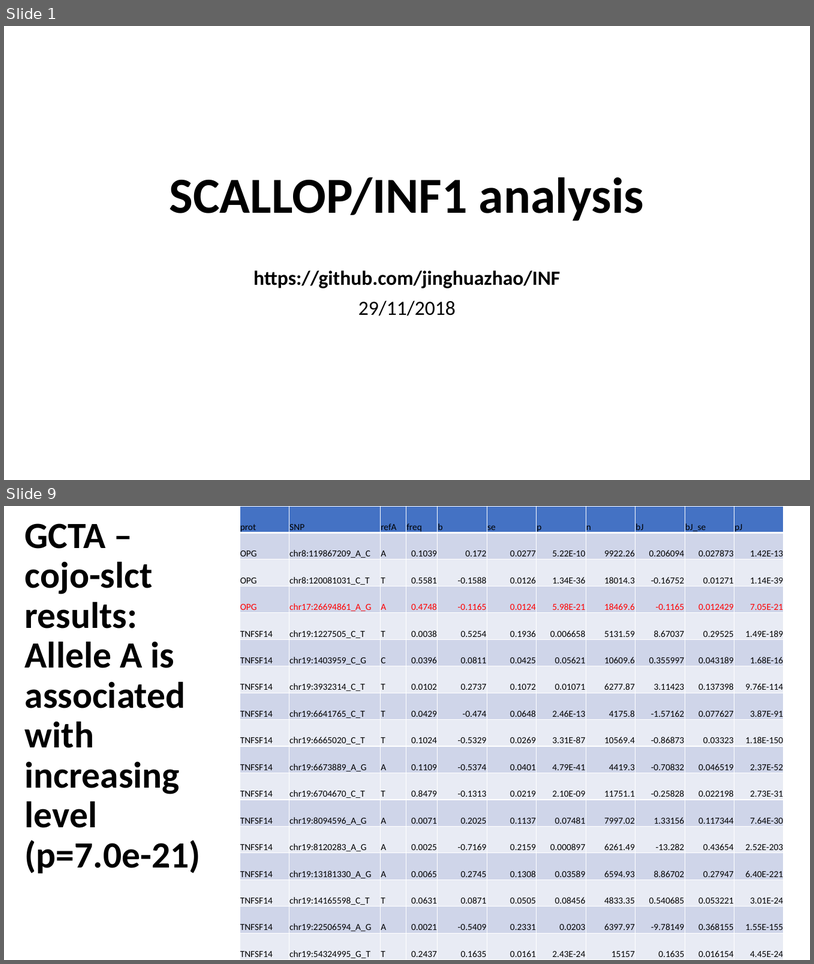
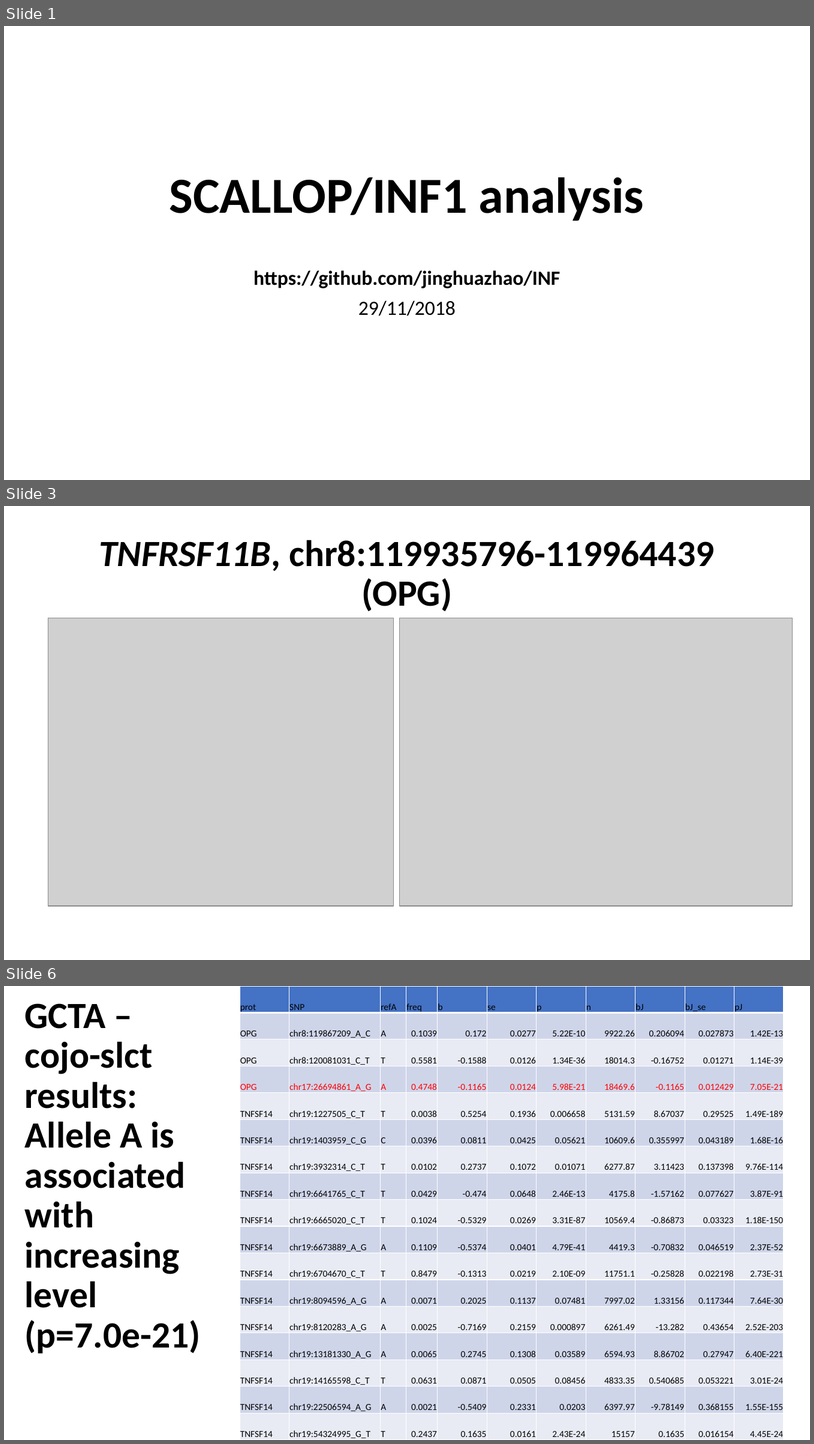
Before and after one commit to jinghuazhao/INF, a slide deck: doc/SCALLOP_INF1-291118.pptx. Shown one above the other, each under a label of ours: slides 1 and 9 before the commit, slides 1, 3 and 6 after it; the slides between them are not shown. The pictures are 814x964 and 814x1444 pixels, drawn with LibreOffice and Linux fonts; fonts in the diff are those of the drawing; grey boxes stand for pictures. Boxes give left, top, right and bottom in pixels: in the first picture for what was removed or moved away, otherwise in the second. Text is boxed around its words. In the diff, an @@ line names an element or a change of style, - is before the commit and + after.

```diff
--- a/doc/SCALLOP_INF1-291118.pptx
+++ b/doc/SCALLOP_INF1-291118.pptx
@@ slide 3 added at box(4, 506, 810, 960), background #FFFFFF @@
@@ title added at box(99, 540, 714, 611), 44 pt, text #000000, bold @@
+TNFRSF11B, chr8:119935796-119964439 (OPG)
@@ picture added at box(48, 618, 393, 906) @@
@@ picture added at box(399, 618, 793, 906) @@
@@ what was slide 9 is now slide 6 @@
```
Also in this commit, not shown: 3 slides changed, 2 other slides added, 5 slides removed.
